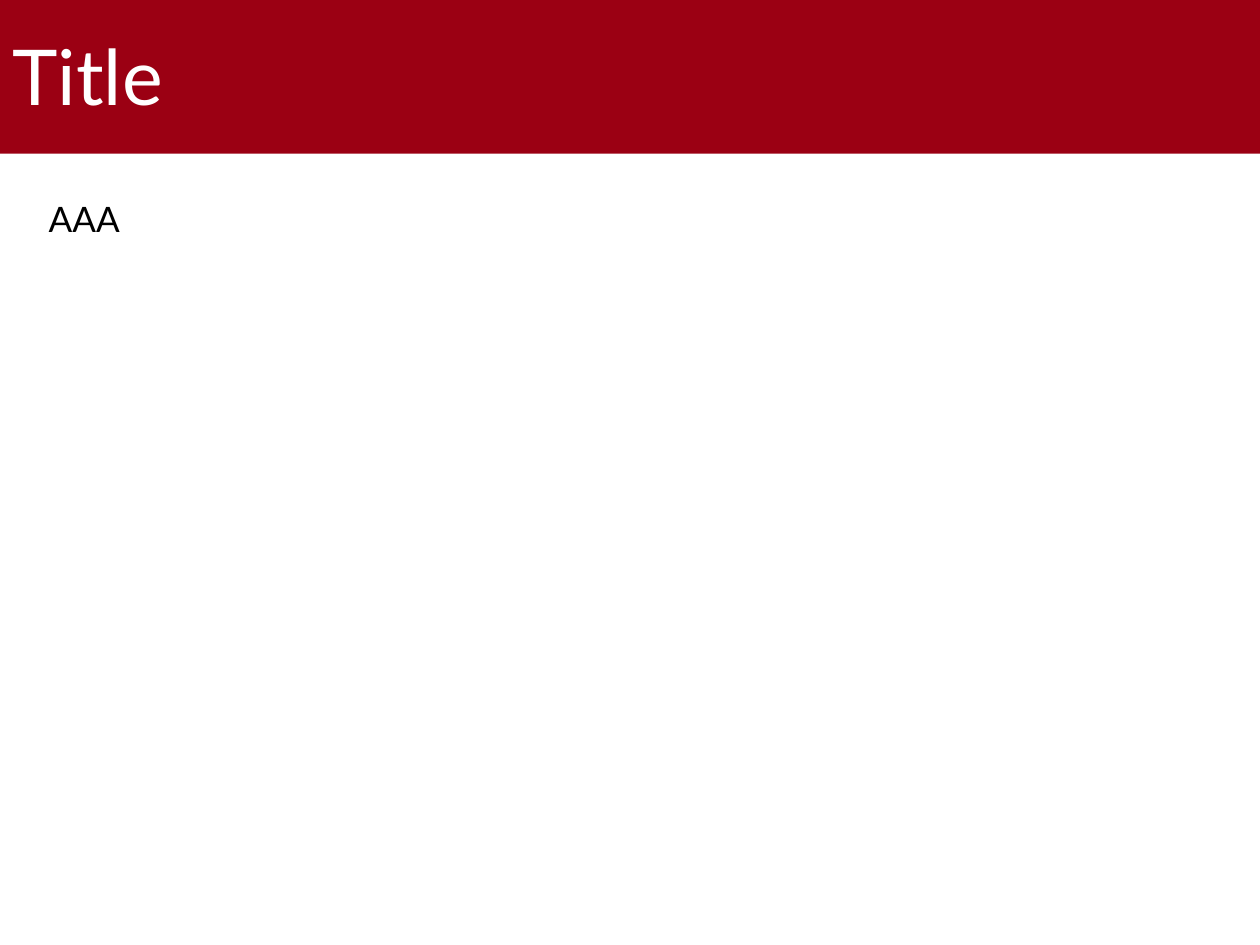
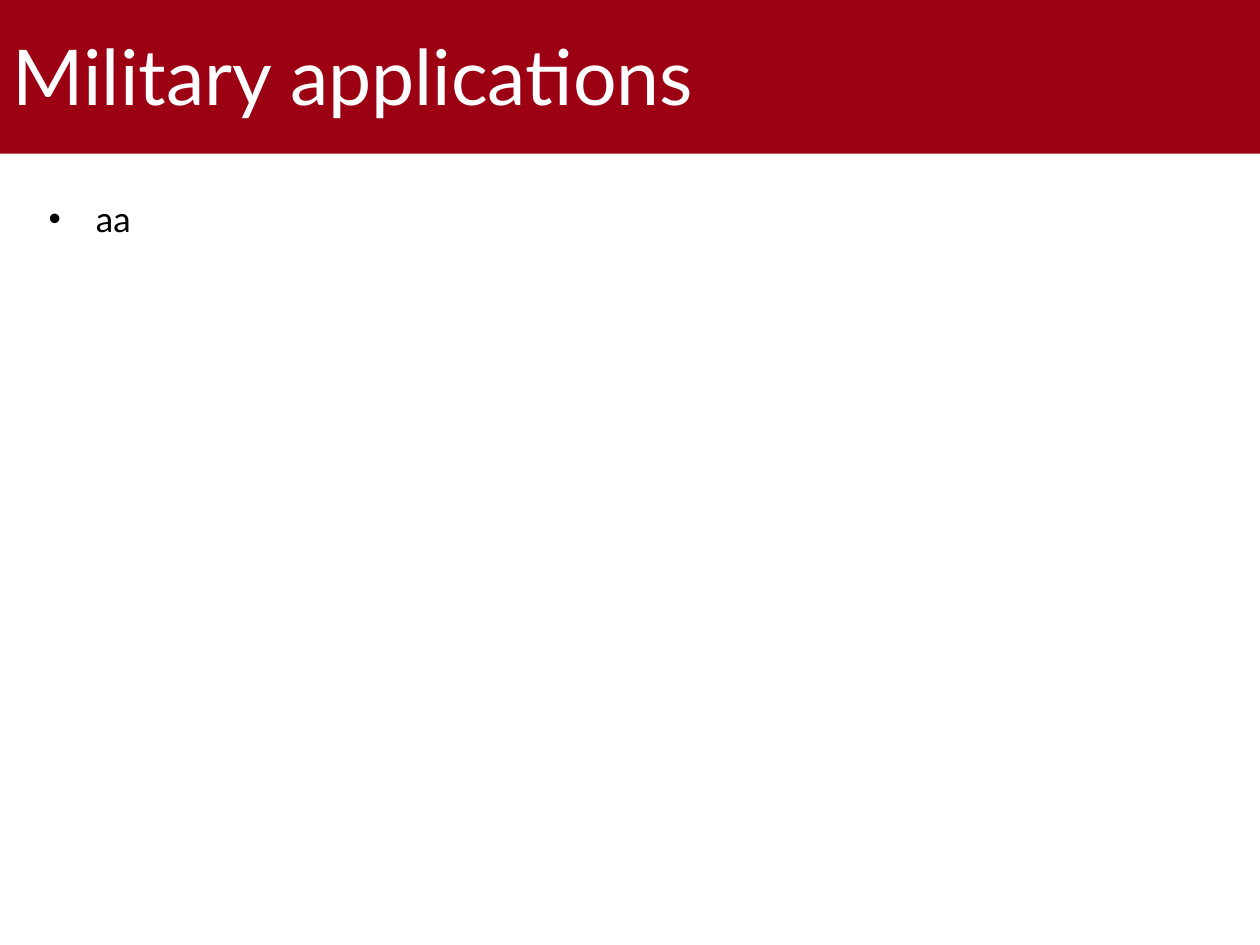
Before and after one commit to gabrielrovesti/WNMA-UAV-Route-Planning-Survey, a slide deck: slide 10 of 2 - Slides/UAV Route Planning Strategies.pptx (slide 3 before the commit). Drawn at 1260x945 pixels with LibreOffice and Linux fonts; fonts in the diff are those of the drawing; background and template pictures are left out. Boxes give left, top, right and bottom in pixels: in the first picture for what was removed or moved away, otherwise in the second. Text is boxed around its words. In the diff, an @@ line names an element or a change of style, - is before the commit and + after.

```diff
--- a/2 - Slides/UAV Route Planning Strategies.pptx
+++ b/2 - Slides/UAV Route Planning Strategies.pptx
@@ title at (x1=13, y1=48, x2=693, y2=118): text changed @@
-Title
+Military applications
@@ text at (x1=96, y1=214, x2=131, y2=233): text changed @@
-AAA
+• aa
```
Also in this commit, not shown: 1 other slide changed, 10 slides added.
